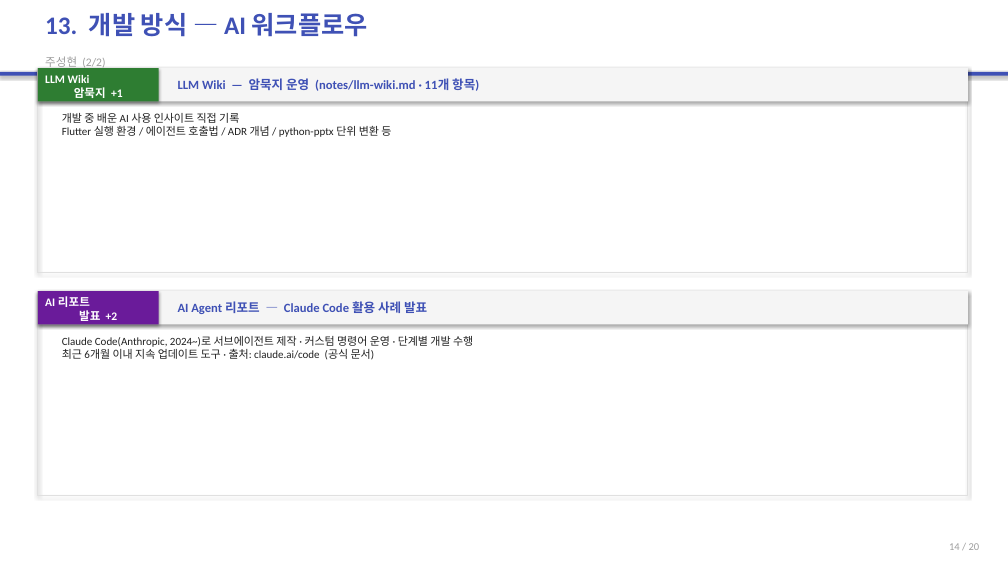
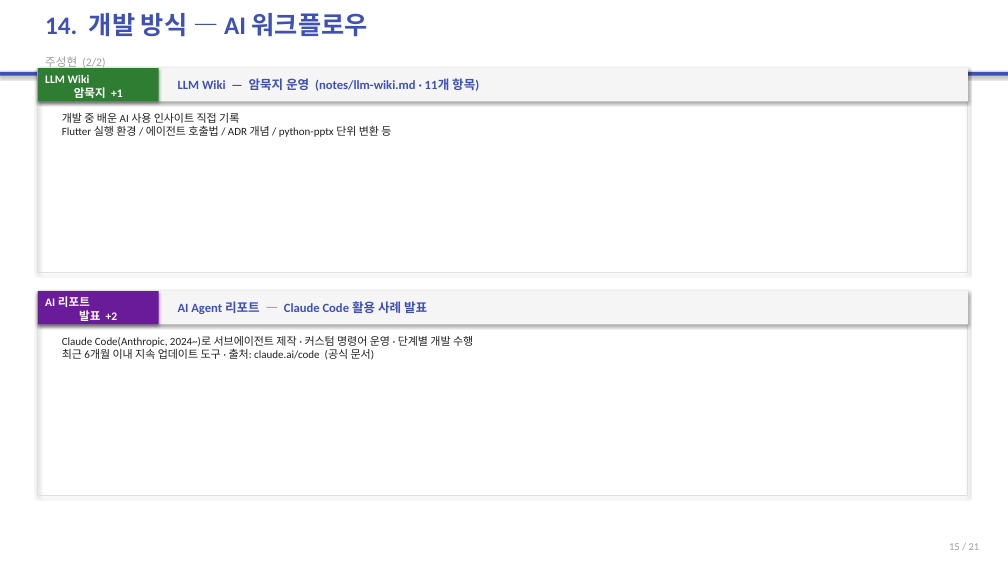
Before and after one commit to 2022136020/project_c, a slide deck: slide 15 of portfolio-tracker/presentation/portfolio-tracker-final.pptx (slide 14 before the commit). Drawn at 1008x567 pixels with LibreOffice and Linux fonts; fonts in the diff are those of the drawing. Boxes give left, top, right and bottom in pixels: in the first picture for what was removed or moved away, otherwise in the second. Text is boxed around its words. In the diff, an @@ line names an element or a change of style, - is before the commit and + after.

```diff
--- a/portfolio-tracker/presentation/portfolio-tracker-final.pptx
+++ b/portfolio-tracker/presentation/portfolio-tracker-final.pptx
@@ text at box(45, 13, 368, 37): text changed @@
-13. 개발 방식 — AI 워크플로우
+14. 개발 방식 — AI 워크플로우
@@ text at box(949, 543, 980, 550): text changed @@
-14 / 20
+15 / 21
```
Also in this commit, not shown: 18 other slides changed, 1 slide added, 23 other files.
